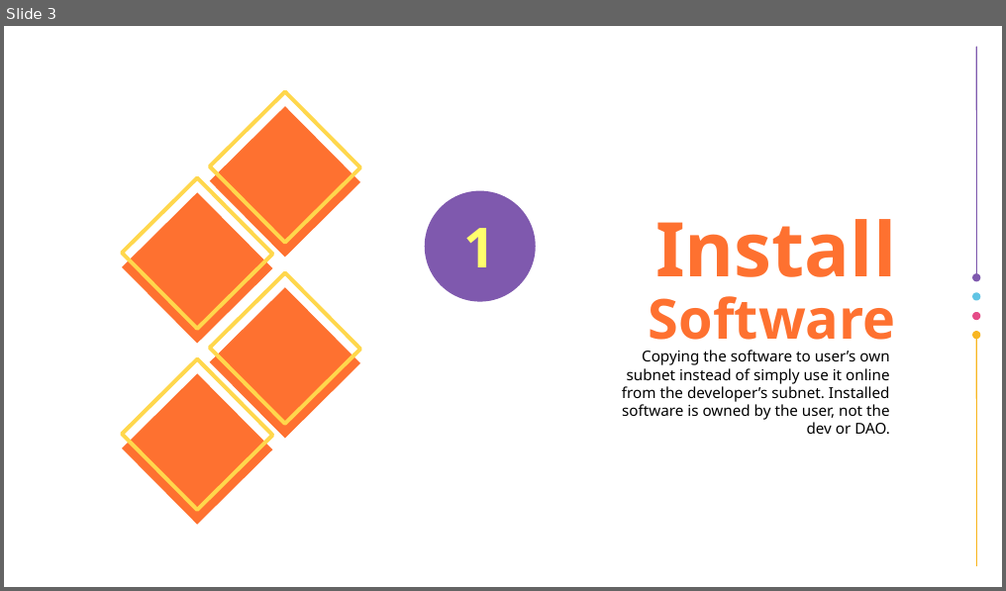
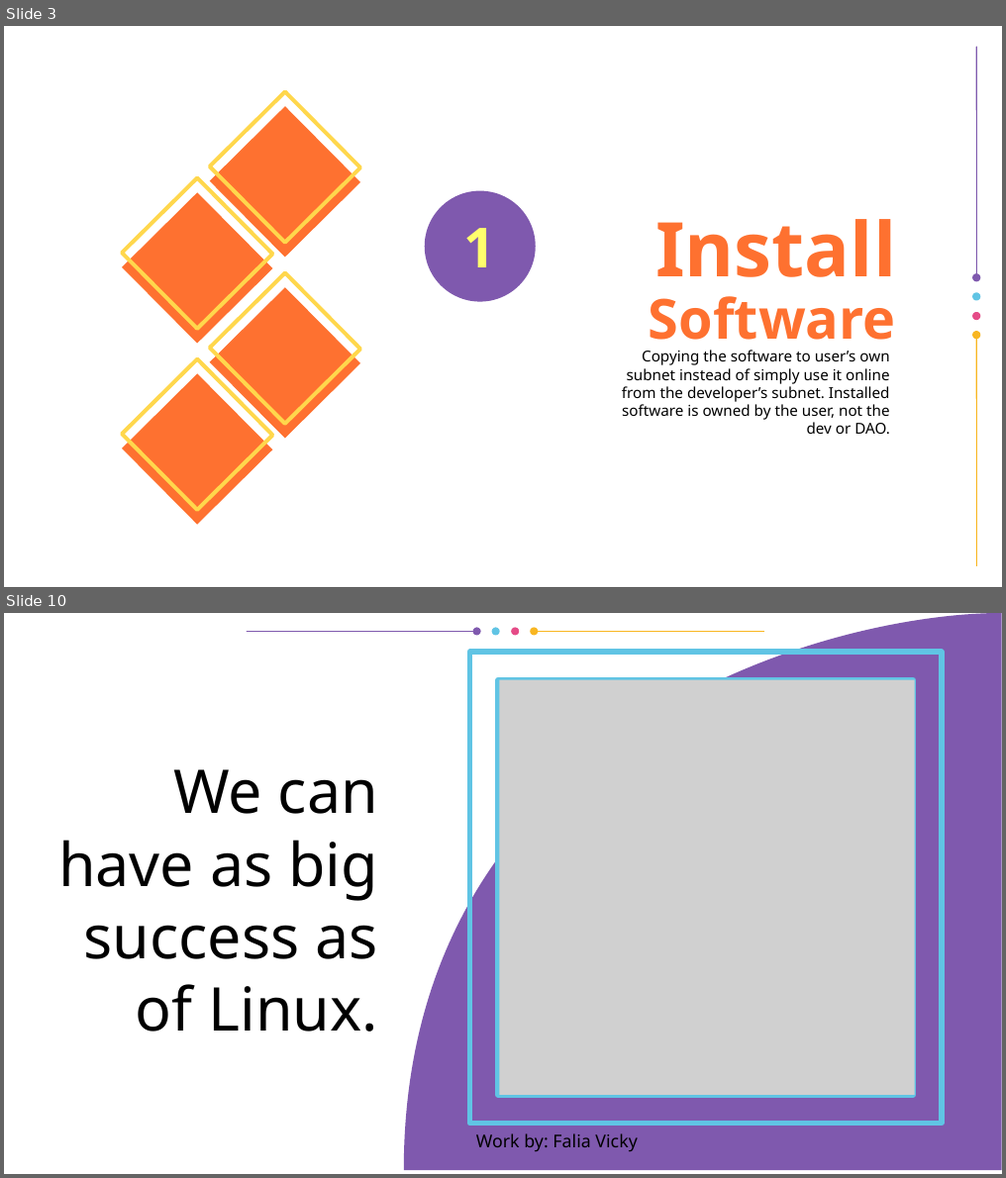
Before and after one commit to vporton/icp-package-manager, a slide deck: docs/presentation.odp. Shown one above the other, each under a label of ours: slide 3 before the commit, slides 3 and 10 after it; the slides between them are not shown. The pictures are 1006x591 and 1006x1178 pixels, drawn with LibreOffice and Linux fonts; fonts in the diff are those of the drawing; grey boxes stand for pictures; background and template pictures are left out. Boxes give left, top, right and bottom in pixels: in the first picture for what was removed or moved away, otherwise in the second. Text is boxed around its words. In the diff, an @@ line names an element or a change of style, - is before the commit and + after.

```diff
--- a/docs/presentation.odp
+++ b/docs/presentation.odp
@@ slide 10 added at (x1=4, y1=613, x2=1002, y2=1174), background #FFFFFF @@
@@ group added at (x1=247, y1=628, x2=763, y2=636): 6 freeform shapes @@
@@ freeform shape added at (x1=404, y1=613, x2=1002, y2=1170), fill #7F59AE @@
@@ freeform shape added at (x1=470, y1=652, x2=943, y2=1124), outline #60C4E4 4.48 pt @@
@@ freeform shape added at (x1=498, y1=680, x2=914, y2=1096), outline #60C4E4 4.48 pt @@
@@ picture added at (x1=499, y1=680, x2=915, y2=1096) @@
@@ title added at (x1=58, y1=769, x2=378, y2=1032), 48 pt, text #000000 @@
+We can have as big success as of Linux.
@@ text added at (x1=476, y1=1134, x2=637, y2=1152), 14 pt, text #000000 @@
+Work by: Falia Vicky
```
Also in this commit, not shown: 2 slides changed, 6 other slides added, 10 slides removed, 1 other file.
